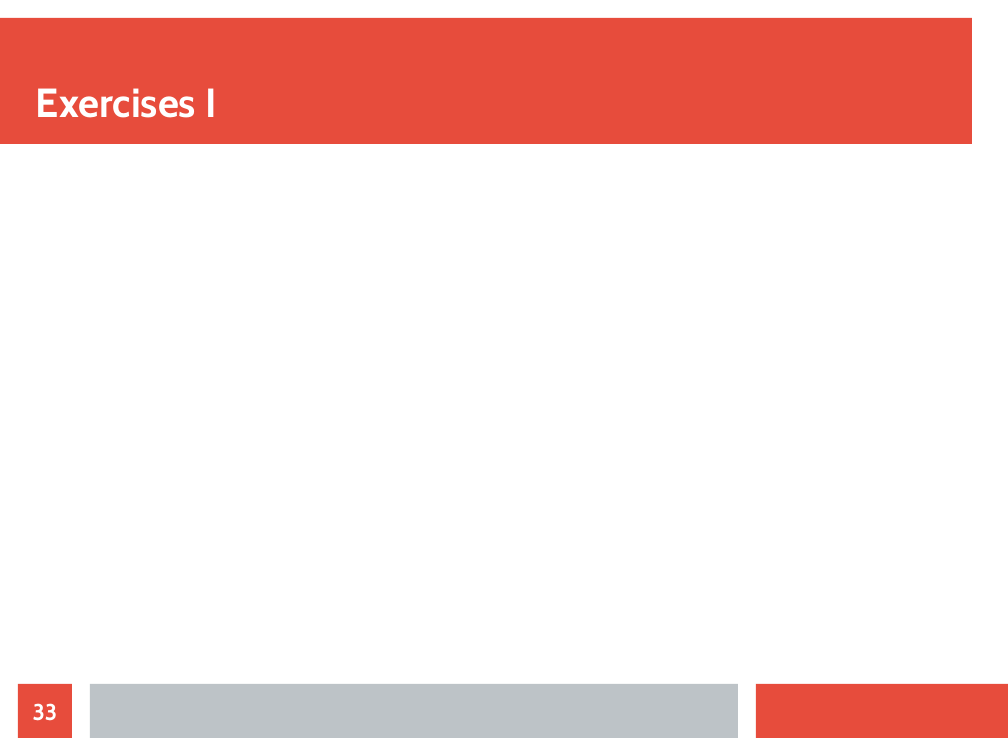
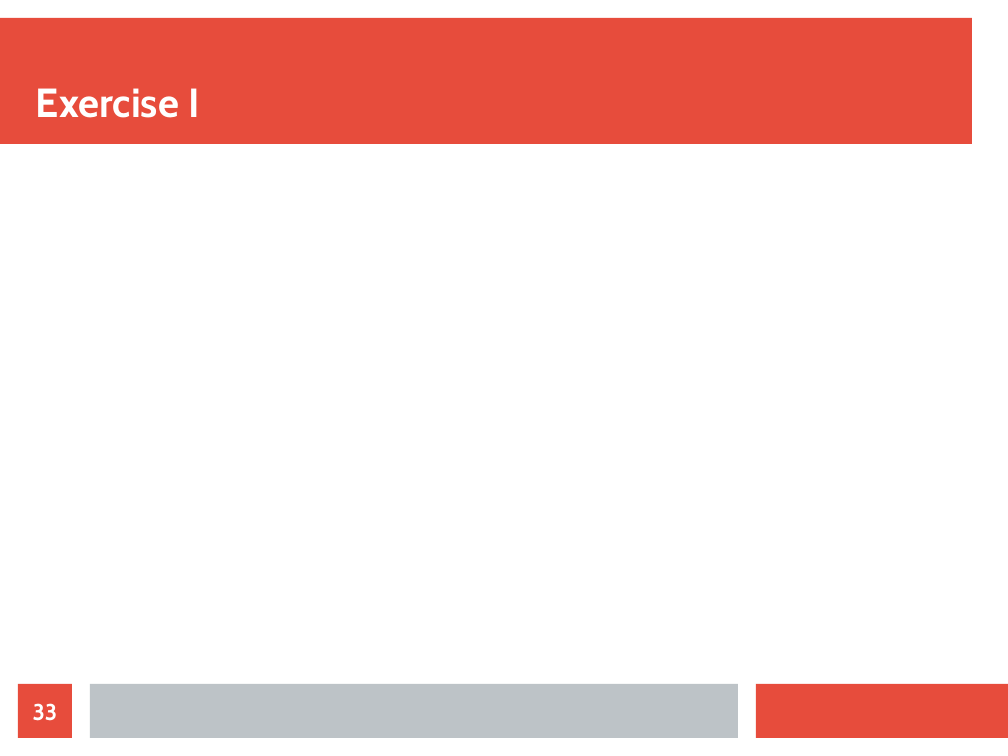
Before and after one commit to ianmiell/introduction-to-bash, a slide deck: slide 33 of slides/introduction_to_bash.odp. Drawn at 1008x756 pixels with LibreOffice and Linux fonts; fonts in the diff are those of the drawing. Boxes give left, top, right and bottom in pixels: in the first picture for what was removed or moved away, otherwise in the second. Text is boxed around its words. In the diff, an @@ line names an element or a change of style, - is before the commit and + after.

```diff
--- a/slides/introduction_to_bash.odp
+++ b/slides/introduction_to_bash.odp
@@ title at [36, 88, 199, 118]: text changed @@
-Exercises I
+Exercise I
```
Also in this commit, not shown: 3 other slides changed, 40 slides added, 1 other file.
